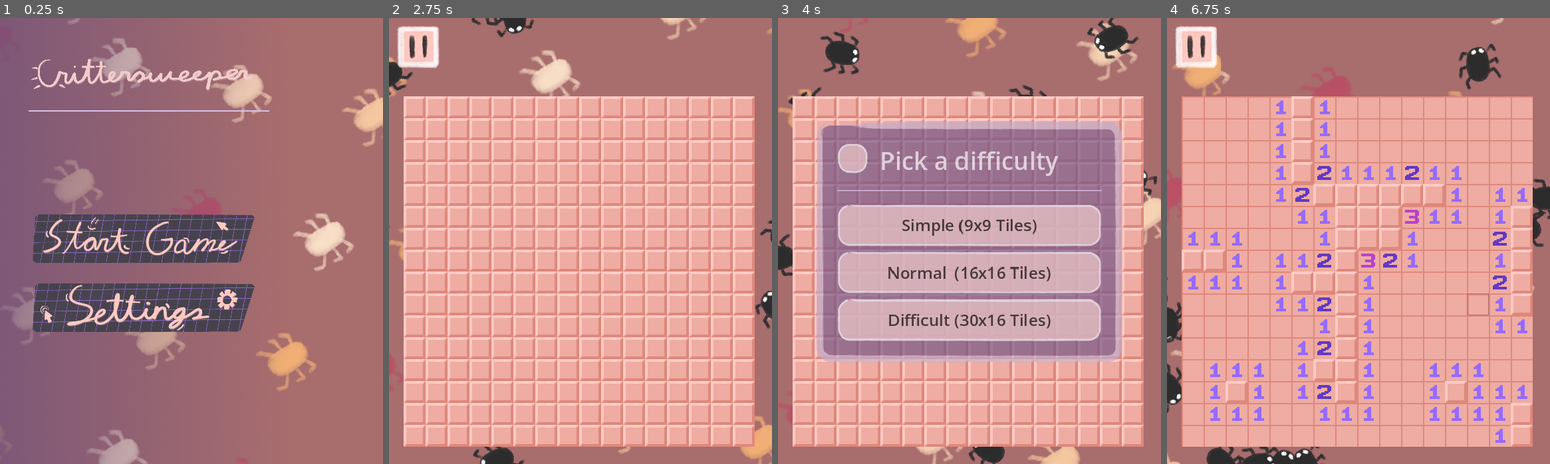
Above: before the commit, frames 1-4 (left to right).
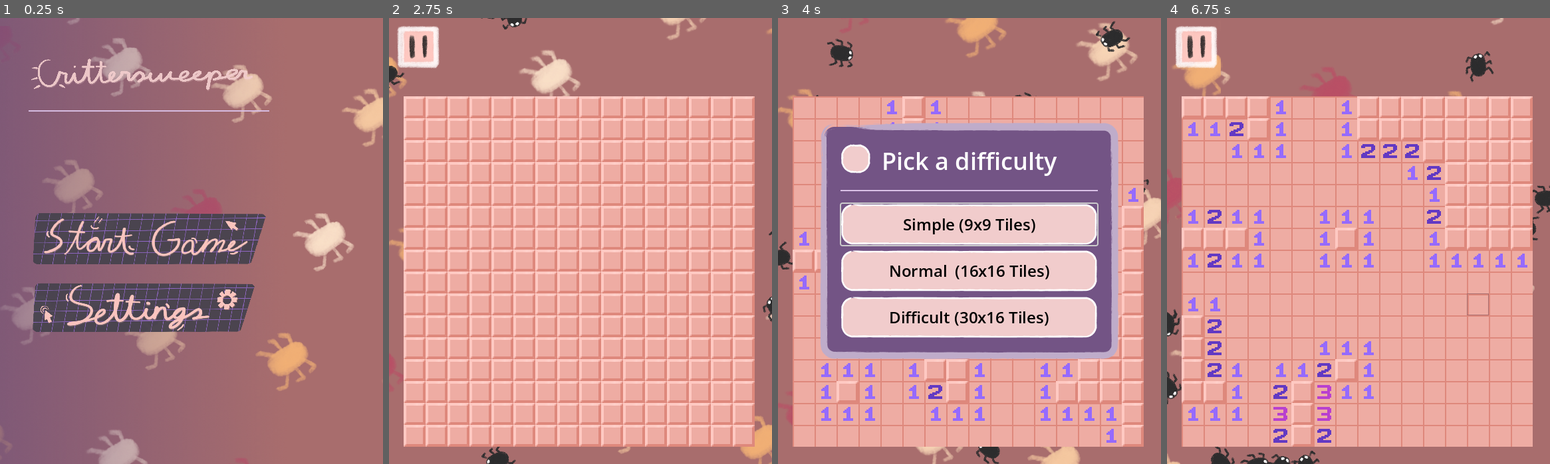
Above: after the commit, the same moments.

Repository: Somebud0180/CritterSweeper
Game: Godot game, scene res://scenes/menu.tscn
Same seed, same stepped clock (60 frames per second), same inputs: the game is played once before the commit and once after it.
Inputs (mouse positions are in pixels of both pictures, inside the frame that each line leads up to; where the layout moved, square brackets give the same spot in the first picture):
- Up to frame 1 (0.25 s): no input
- Up to frame 2 (2.75 s): click (538, 241) [534, 241] at 0.5 s; click "Normal (16x16 Tiles)" at 1.25 s; tap Enter (ui_accept) at 2 s; move the mouse to (664, 218) at 2.02 s; hold Right from 2.03 s (still down); hold Enter (ui_accept) from 2.03 s (still down); click (664, 218) at 2.17 s
- Up to frame 3 (4 s): move the mouse to (892, 263) at 2.77 s; release Right at 2.78 s; release Enter (ui_accept) at 2.78 s; hold Escape (go_back) 2.78-3.5 s; tap Alt at 2.85 s; click (892, 263) at 2.92 s; tap Enter (ui_accept) at 3.02, 3.05, 3.32 s; click (923, 276) at 3.5 s
- Up to frame 4 (6.75 s): click "Normal (16x16 Tiles)" at 4.25 s; move the mouse to (1396, 142) at 5.02 s; hold Right 5.03-5.78 s; hold Enter (ui_accept) 5.03-5.78 s; tap Shift at 5.1 s; click (1396, 142) at 5.17 s; move the mouse to (1339, 330) at 5.77 s; hold Up 5.78-6.53 s; tap Enter (ui_accept) at 5.85, 6.02, 6.32 s; click (1339, 330) at 5.92 s; move the mouse to (1473, 307) at 6.52 s; hold Left from 6.53 s (still down); hold Enter (ui_accept) from 6.53 s (still down); tap Alt at 6.6 s; click (1473, 307) at 6.67 s

The runs differ from the first frame. In frame 1, 2.8% of the frame differs, in the area x 8-70%, y 43-56%; in frame 2, 0.8%; in frame 3, 52%, in the area x 0-100%, y 0-100%; in frame 4, 18%.

Commit message:
Implemented grab_focus in animations and implemented a tile focus function for grabbing focus of tiles. Made minor adjustments to critter scale and script name

Diff:
--- a/project.godot
+++ b/project.godot
@@ -53,6 +53,12 @@
 , Object(InputEventJoypadButton,"resource_local_to_scene":false,"resource_name":"","device":-1,"button_index":1,"pressure":0.0,"pressed":true,"script":null)
 ]
 }
+ui_cancel={
+"deadzone": 0.5,
+"events": [Object(InputEventKey,"resource_local_to_scene":false,"resource_name":"","device":0,"window_id":0,"alt_pressed":false,"shift_pressed":false,"ctrl_pressed":false,"meta_pressed":false,"pressed":false,"keycode":4194305,"physical_keycode":0,"key_label":0,"unicode":0,"location":0,"echo":false,"script":null)
+, Object(InputEventJoypadButton,"resource_local_to_scene":false,"resource_name":"","device":-1,"button_index":0,"pressure":0.0,"pressed":true,"script":null)
+]
+}
 go_back={
 "deadzone": 0.2,
 "events": [Object(InputEventKey,"resource_local_to_scene":false,"resource_name":"","device":-1,"window_id":0,"alt_press …(195 unchanged characters)…
--- a/scenes/menu.tscn
+++ b/scenes/menu.tscn
@@ -1,7 +1,7 @@
 [gd_scene load_steps=49 format=3 uid="uid://wxiagu8uy4w4"]
 
 [ext_resource type="Theme" uid="uid://bhmyomirsk6vr" path="res://interface/menu.tres" id="1_yqeox"]
-[ext_resource type="Script" uid="uid://xtopgpgymqh0" path="res://scripts/menu.gd" id="2_4ytvr"]
+[ext_resource type="Script" uid="uid://xtopgpgymqh0" path="res://scripts/main_screen.gd" id="2_4ytvr"]
 [ext_resource type="Texture2D" uid="uid://8mi331kcfci" path="res://interface/textures/CritterSweeper.png" id="2_vjb58"]
 [ext_resource type="PackedScene" uid="uid://mgkqrayegu0x" path="res://scenes/game.tscn" id="3_g3eks"]
 [ext_resource type="Texture2D" uid="uid://bco4bjasej7ri" path="res://interface/textures/MusicSound.png" id="3_mhnvy"]
@@ -392,7 +392,7 @@
 "times": PackedFloat32Array(0),
 "transitions": PackedFloat32Array(1),
 "update": 1,
-"values": [true]
+"values": [false]
 }
 tracks/13/type = "value"
 tracks/13/imported = false
@@ -404,7 +404,7 @@
 "times": PackedFloat32Array(0),
 "transitions": PackedFloat32Array(1),
 "update": 0,
-"values": [Color(1, 1, 1, 1)]
+"values": [Color(1, 1, 1, 0)]
 }
 tracks/14/type = "value"
 tracks/14/imported = false
@@ -453,6 +453,20 @@
 "transitions": PackedFloat32Array(1),
 "update": 0,
 "values": [0.0]
+}
+tracks/18/type = "method"
+tracks/18/imported = false
+tracks/18/enabled = true
+tracks/18/path = NodePath("MenuLayer/MainMenuContainer/MainMenu/VBoxContainer/Button Container/StartButton")
+tracks/18/interp = 1
+tracks/18/loop_wrap = true
+tracks/18/keys = {
+"times": PackedFloat32Array(0),
+"transitions": PackedFloat32Array(1),
+"values": [{
+"args": [false],
+"method": &"grab_focus"
+}]
 }
 
 [sub_resource type="Animation" id="Animation_70i5f"]
@@ -620,6 +634,20 @@
 "update": 0,
 "values": [0.0, 96.0]
 }
+tracks/9/type = "method"
+tracks/9/imported = false
+tracks/9/enabled = true
+tracks/9/path = NodePath("GameLayer/Game")
+tracks/9/interp = 1
+tracks/9/loop_wrap = true
+tracks/9/keys = {
+"times": PackedFloat32Array(0),
+"transitions": PackedFloat32Array(1),
+"values": [{
+"args": [],
+"method": &"_save_last_focused"
+}]
+}
 
 [sub_resource type="Animation" id="Animation_13sgg"]
 resource_name = "hide_main"
@@ -769,6 +797,20 @@
 "method": &"set"
 }]
 }
+tracks/5/type = "method"
+tracks/5/imported = false
+tracks/5/enabled = true
+tracks/5/path = NodePath("MenuLayer/DifficultyPickerContainer/DifficultyPicker/PanelContainer/VBoxContainer/SimpleButton")
+tracks/5/interp = 1
+tracks/5/loop_wrap = true
+tracks/5/keys = {
+"times": PackedFloat32Array(0),
+"transitions": PackedFloat32Array(1),
+"values": [{
+"args": [false],
+"method": &"grab_focus"
+}]
+}
 
 [sub_resource type="Animation" id="Animation_mj5lg"]
 resource_name = "show_game"
@@ -836,11 +878,25 @@
 "method": &"set"
 }]
 }
+tracks/5/type = "method"
+tracks/5/imported = false
+tracks/5/enabled = true
+tracks/5/path = NodePath(".")
+tracks/5/interp = 1
+tracks/5/loop_wrap = true
+tracks/5/keys = {
+"times": PackedFloat32Array(0),
+"transitions": PackedFloat32Array(1),
+"values": [{
+"args": [&"focus_game"],
+"method": &"emit_signal"
+}]
+}
 
 [sub_resource type="Animation" id="Animation_ufwb2"]
 resource_name = "show_main"
 length = 0.25
-step = 0.01
+step = 0.05
 tracks/0/type = "value"
 tracks/0/imported = false
 tracks/0/enabled = true
@@ -877,6 +933,20 @@
 "values": [{
 "args": [&"menu_state", 0],
 "method": &"set"
+}]
+}
+tracks/3/type = "method"
+tracks/3/imported = false
+tracks/3/enabled = true
+tracks/3/path = NodePath("MenuLayer/MainMenuContainer/MainMenu/VBoxContainer/Button Container/StartButton")
+tracks/3/interp = 1
+tracks/3/loop_wrap = true
+tracks/3/keys = {
+"times": PackedFloat32Array(0),
+"transitions": PackedFloat32Array(1),
+"values": [{
+"args": [false],
+"method": &"grab_focus"
 }]
 }
 
@@ -944,6 +1014,20 @@
 "values": [{
 "args": [&"menu_state", 2],
 "method": &"set"
+}]
+}
+tracks/5/type = "method"
+tracks/5/imported = false
+tracks/5/enabled = true
+tracks/5/path = NodePath("MenuLayer/SettingsContainer/Settings/PanelContainer/VBoxContainer/Button Container/VBoxContainer/VolumeContainer/Sliders/MusicSlider/MusicVolume")
+tracks/5/interp = 1
+tracks/5/loop_wrap = true
+tracks/5/keys = {
+"times": PackedFloat32Array(0),
+"transitions": PackedFloat32Array(1),
+"values": [{
+"args": [false],
+"method": &"grab_focus"
 }]
 }
 
@@ -1102,6 +1186,8 @@
 layer = 2
 
 [node name="MainMenuContainer" type="PanelContainer" parent="MenuLayer"]
+visible = false
+modulate = Color(1, 1, 1, 0)
 anchors_preset = 15
 anchor_right = 1.0
 anchor_bottom = 1.0
--- a/scripts/critter.gd
+++ b/scripts/critter.gd
@@ -6,7 +6,7 @@
 func _ready():
 	if textures.size() > 0:
 		texture = textures[randi() % textures.size()]
-	scale = Vector2(0.3, 0.3)
+	scale = Vector2(0.2, 0.2)
 
 	# Add slight rotation
 	rotation = randf_range(0, TAU)
--- a/scripts/game.gd
+++ b/scripts/game.gd
@@ -14,6 +14,7 @@
 @export var scroll_container: ScrollContainer
 @export var critter_layer = Control
 var tiles = [] # 2D array to store tile instances
+var last_focused_tile = []
 var first_click_done = false
 var flag_mode:
 	get:
@@ -27,6 +28,7 @@
 func _ready() -> void:
 	flag_mode = false
 	get_tree().root.connect("size_changed", _on_viewport_size_changed)
+	get_tree().get_first_node_in_group("MainScreen").connect("focus_game", _focus_tile)
 
 func start() -> void:
 	for child in grid.get_children():
@@ -61,6 +63,20 @@
 		for tile in row:
 			tile.disabled = false
 			tile.mouse_default_cursor_shape = CURSOR_POINTING_HAND
+
+func _save_last_focused() -> void:
+	var focused := get_viewport().gui_get_focus_owner()
+	if focused and grid.is_ancestor_of(focused):
+		last_focused_tile = focused
+
+func _on_tile_focus_entered(tile: Control) -> void:
+	last_focused_tile = tile
+
+func _focus_tile() -> void:
+	if is_instance_valid(last_focused_tile):
+		last_focused_tile.grab_focus()
+	elif tiles.size() > 0 and tiles[0].size() > 0:
+		tiles[0][0].grab_focus()
 
 func _on_tile_pressed(x: int, y: int):
 	var tile = tiles[y][x]
@@ -80,10 +96,6 @@
 		if check_win_condition():
 			game_won()
 
-func _on_restart_button_pressed() -> void:
-	first_click_done = false;
-	restart_game()
-
 func update_tile_sizes():
 	# Calculate dynamic tile size if needed
 	var tile_size_setting = Globals.tile_size
@@ -206,6 +218,9 @@
 	toast.visible = true
 
 func restart_game():
+	first_click_done = false
+	last_focused_tile = null
+
 	for child in grid.get_children():
 		child.queue_free()
 	tiles.clear()
--- a/scripts/menu.gd
+++ b/scripts/main_screen.gd
@@ -1,4 +1,6 @@
 extends Control
+
+@warning_ignore("unused_signal") signal focus_game
 
 @export var animation_player: AnimationPlayer
 @export var sidebar_animation_player: AnimationPlayer
@@ -25,7 +27,7 @@
 
 func _ready() -> void:
 	in_game = false
-	menu_state = STATE.MAIN
+	animation_player.play("show_main")
 
 func hide_and_show(hide_string: String, show_string: String) -> void:
 	animation_player.play("hide_" + hide_string)
@@ -80,13 +82,11 @@
 	Globals.sfx_vol = value
 
 func update_flag_mode() -> void:
-	# If Keyboard and Mouse, catch
-	print("Updating Flag Mode; Input type: {input_type}".format({"input_type": Globals.input_type}))
+	# If Keyboard and Mouse, catch and hide sidebar
 	if Globals.input_type == 0:
 		sidebar_animation_player.play("shared_animations/hide_flag_mode")
 		return
 
-	print("Updating Flag Mode")
 	if Globals.flag_mode == 0:
 		sidebar_animation_player.play("shared_animations/hide_flag_mode")
 	elif Globals.flag_mode == 1 and in_game and menu_state == STATE.GAME:
@@ -111,7 +111,9 @@
 				if in_game:
 					hide_and_show("main", "game")
 			STATE.GAME:
-				hide_and_show("game", "main")
+				# Only open menu if go_back is pressed (affects controllers)
+				if event.is_action_pressed("go_back"):
+					hide_and_show("game", "main")
 			STATE.SETTINGS:
 				hide_and_show("settings", "main")
 			STATE.DIFFICULTY:
--- a/scripts/tile.gd
+++ b/scripts/tile.gd
@@ -1,6 +1,7 @@
 extends TextureButton
 
 signal tile_pressed
+
 var is_mine: bool = false
 var is_flagged: bool = false
 var is_revealed: bool = false
@@ -38,7 +39,6 @@
 
 	is_revealed = true
 	if is_mine:
-		print(original_press)
 		texture_normal.region = Rect2(Vector2(204, 0), tile_size) if original_press else Rect2(Vector2(170, 0), tile_size)
 	else:
 		var x_pos = (adjacent_mines -1) * 34
@@ -47,7 +47,7 @@
 			texture_normal.region = Rect2(Vector2(34, 0), tile_size)
 
 func _on_gui_input(event: InputEvent) -> void:
-	if event is InputEventScreenTouch and !disabled:
+	if event is InputEventJoypadButton and event.is_action("ui_accept") or event.is_action_pressed("ui_cancel"):
 		match Globals.flag_mode:
 			0:
 				if event.pressed:
@@ -69,6 +69,26 @@
 					toggle_flagging()
 				elif not flag_mode and !is_flagged :
 					emit_signal("tile_pressed")
+
+		return
+
+	elif event is InputEventScreenTouch and !disabled:
+		match Globals.flag_mode:
+			0:
+				if event.is_action_pressed("ui_accept"):
+						if flag_mode and !is_revealed:
+							toggle_flagging()
+						elif not flag_mode and !is_flagged :
+							emit_signal("tile_pressed")
+				elif event.is_action_pressed("ui_cancel"):
+						if !is_revealed:
+							toggle_flagging()
+			1:
+				if event.is_action_pressed("ui_accept"):
+					if flag_mode and !is_revealed:
+						toggle_flagging()
+					elif not flag_mode and !is_flagged :
+						emit_signal("tile_pressed")
 
 		accept_event()
 		return
Renamed: scripts/menu.gd.uid -> scripts/main_screen.gd.uid
